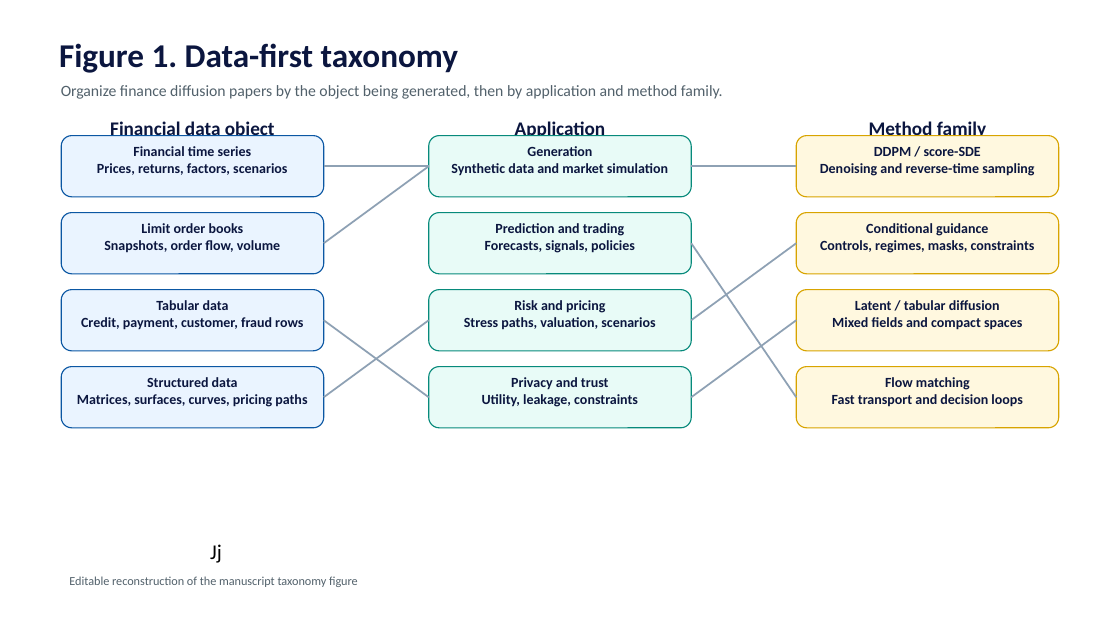
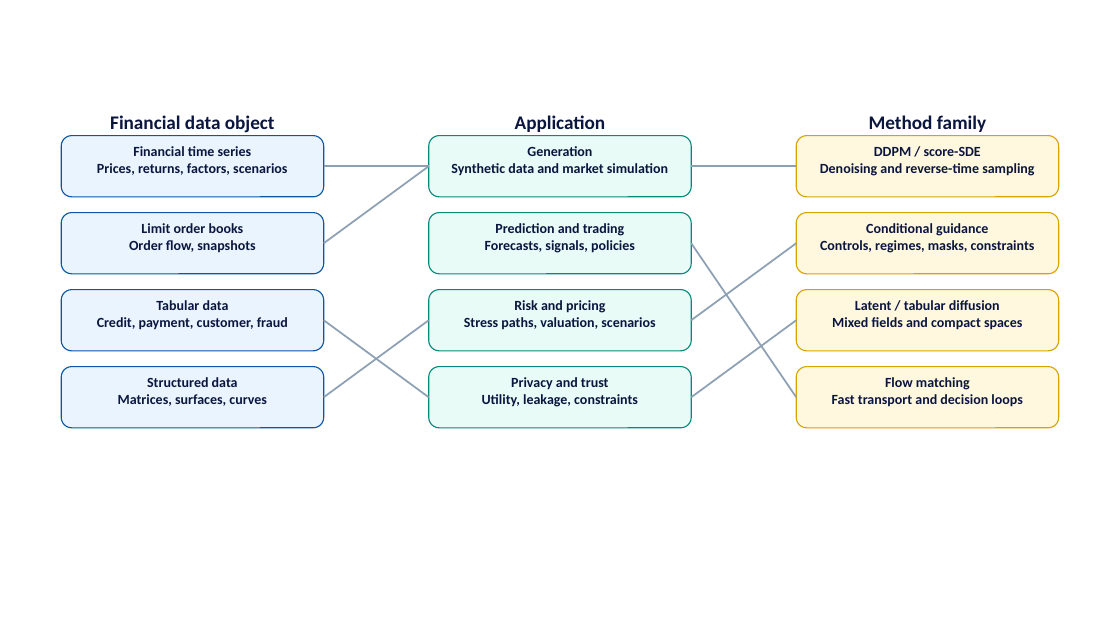
Before and after one commit to ZhuoHan1998/Diffusion-Models-In-Finance, a slide deck: slide 1 of paper/icaif/figures/figures_editable.pptx. Drawn at 1120x630 pixels with LibreOffice and Linux fonts; fonts in the diff are those of the drawing. Boxes give left, top, right and bottom in pixels: in the first picture for what was removed or moved away, otherwise in the second. Text is boxed around its words. In the diff, an @@ line names an element or a change of style, - is before the commit and + after.

```diff
--- a/paper/icaif/figures/figures_editable.pptx
+++ b/paper/icaif/figures/figures_editable.pptx
@@ text removed at (59,43,458,73) @@
-Figure 1. Data-first taxonomy
@@ text removed at (61,85,723,99) @@
-Organize finance diffusion papers by the object being generated, then by application and method family.
@@ 3 texts: place and size @@
-3 texts at (110,121,986,136)
+3 texts at (110,115,986,133)
@@ text in rounded rectangle at (129,240,255,253): text changed @@
-Snapshots, order flow, volume
+Order flow, snapshots
@@ text in rounded rectangle at (97,317,288,330): text changed @@
-Credit, payment, customer, fraud rows
+Credit, payment, customer, fraud
@@ text in rounded rectangle at (118,394,267,406): text changed @@
-Matrices, surfaces, curves, pricing paths
+Matrices, surfaces, curves
@@ text removed at (210,544,222,563) @@
-Jj
@@ text removed at (69,576,358,587) @@
-Editable reconstruction of the manuscript taxonomy figure
```
Also in this commit, not shown: 1 other slide changed, 4 other files.
